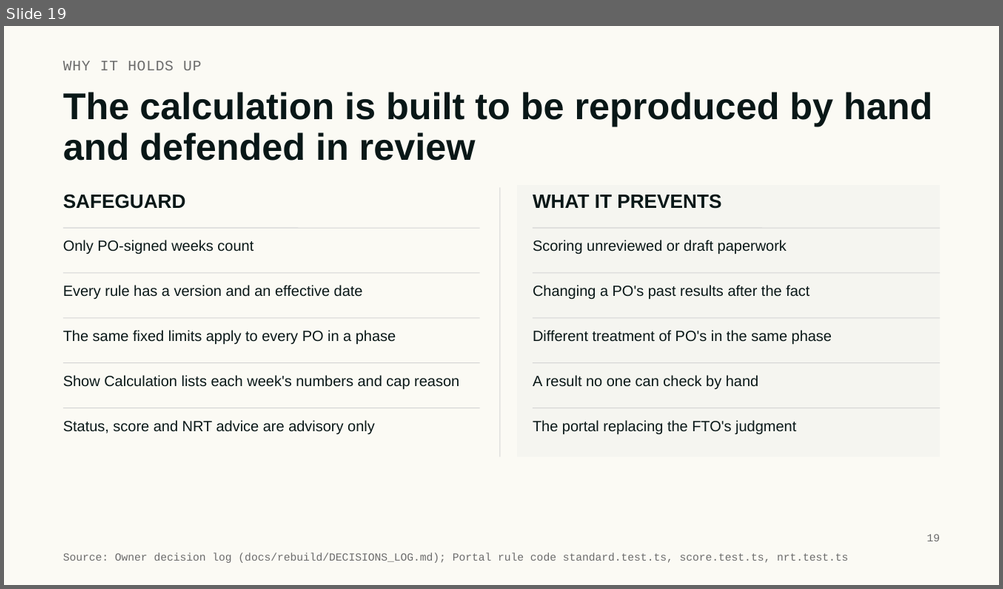
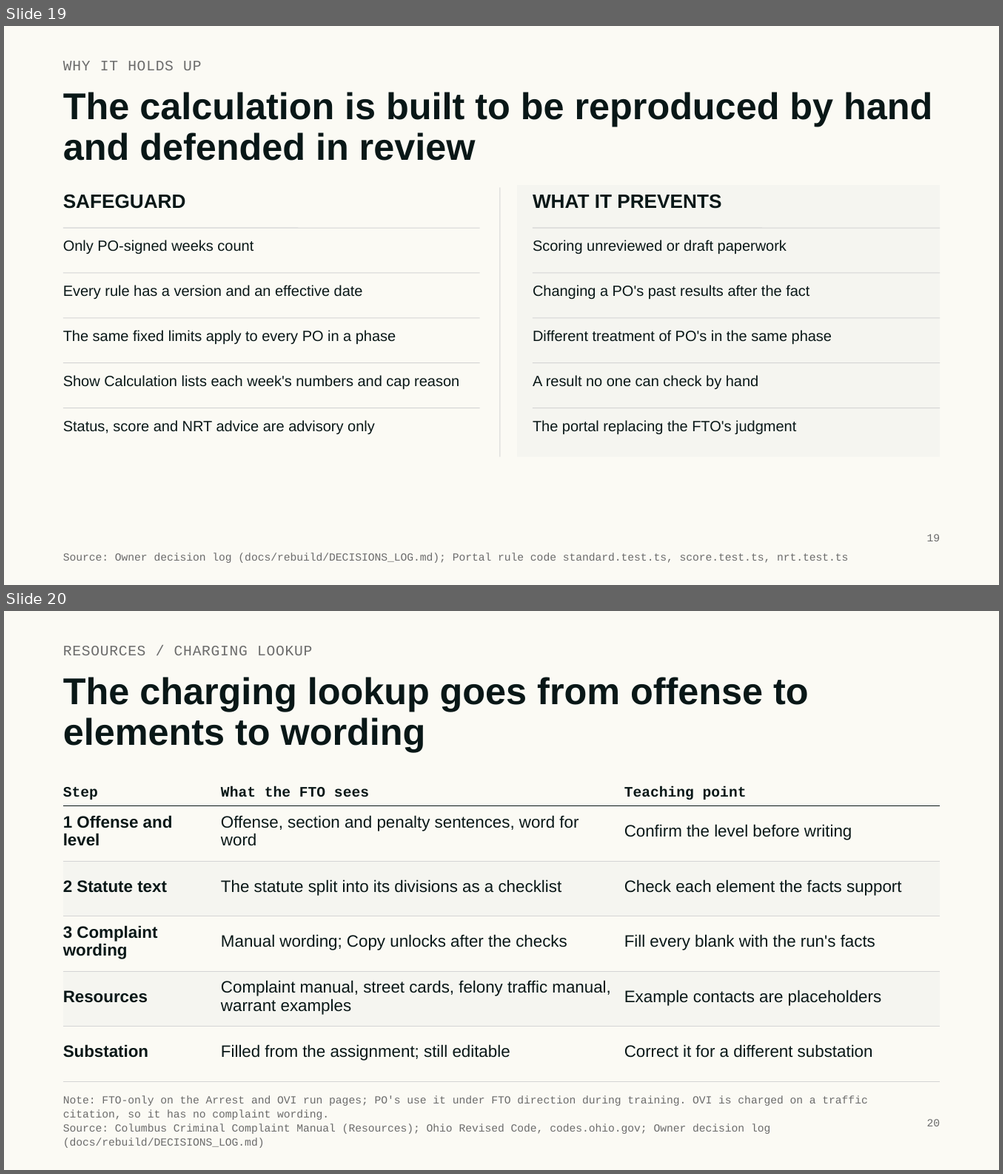
Before and after one commit to fitfo2019-dev/CPD-FTO-PORTAL, a slide deck: docs/training/FTO-Portal-Training-Deck.pptx. Shown one above the other, each under a label of ours: slide 19 before the commit, slides 19 and 20 after it. The pictures are 1003x589 and 1003x1174 pixels, drawn with LibreOffice and Linux fonts; fonts in the diff are those of the drawing. Boxes give left, top, right and bottom in pixels: in the first picture for what was removed or moved away, otherwise in the second. Text is boxed around its words. In the diff, an @@ line names an element or a change of style, - is before the commit and + after.

Commit message:
Training deck version 3: charging lookup and Resources slide

```diff
--- a/docs/training/FTO-Portal-Training-Deck.pptx
+++ b/docs/training/FTO-Portal-Training-Deck.pptx
@@ slide 20 added at bbox=[4, 611, 999, 1170], background #FBFAF4 @@
@@ text added at bbox=[63, 646, 312, 655], 14 pt, text #6B6B6B @@
+RESOURCES / CHARGING LOOKUP
@@ text added at bbox=[63, 677, 808, 752], 36 pt, text #091717, bold @@
+The charging lookup goes from offense to elements to wording
@@ table added at bbox=[63, 772, 940, 1064], 6 rows, 3 columns @@
+Step | What the FTO sees | Teaching point
+1 Offense and level | Offense, section and penalty sentences, word for word | Confirm the level before writing
+2 Statute text | The statute split into its divisions as a checklist | Check each element the facts support
+3 Complaint wording | Manual wording; Copy unlocks after the checks | Fill every blank with the run's facts
+Resources | Complaint manual, street cards, felony traffic manual, warrant examples | Example contacts are placeholders
+Substation | Filled from the assignment; still editable | Correct it for a different substation
@@ text added at bbox=[63, 1096, 867, 1148], 10.5 pt, text #6B6B6B @@
+Note: FTO-only on the Arrest and OVI run pages; PO's use it under FTO direction during training. OVI is charged on a traffic citation, so it has no complaint wording.
+Source: Columbus Criminal Complaint Manual (Resources); Ohio Revised Code, codes.ohio.gov; Owner decision log (docs/rebuild/DECISIONS_LOG.md)
@@ text added at bbox=[927, 1119, 940, 1127], 10.5 pt, text #6B6B6B @@
+20
```
Also in this commit, not shown: 4 slides changed, 1 other file.
